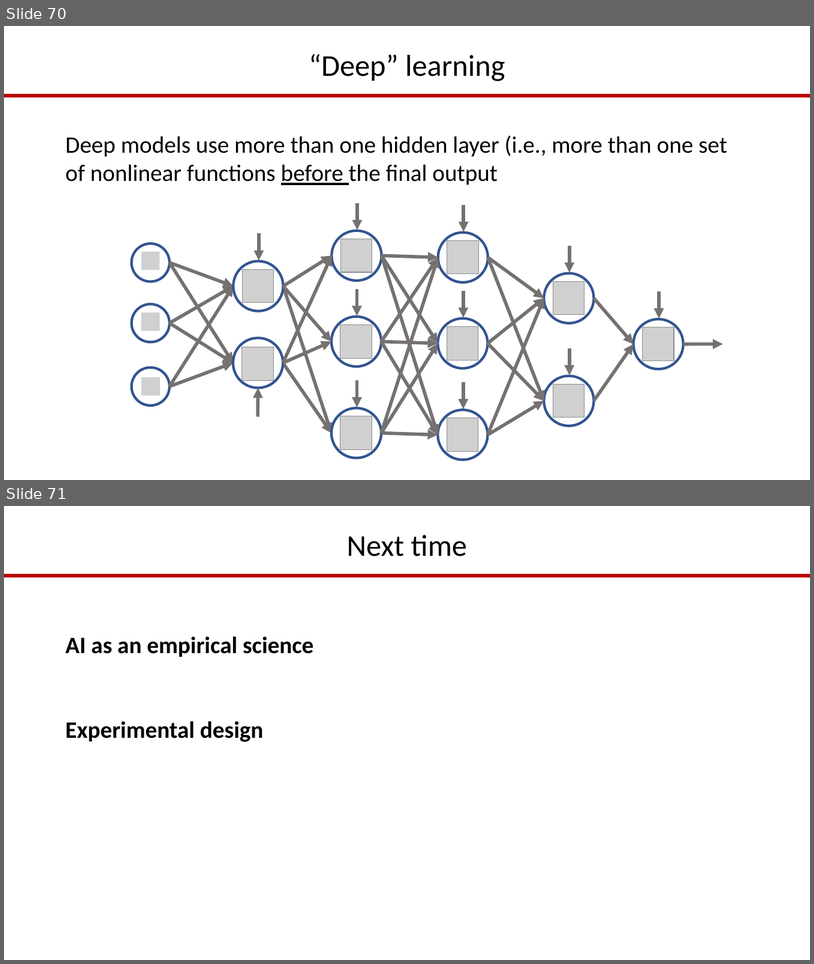
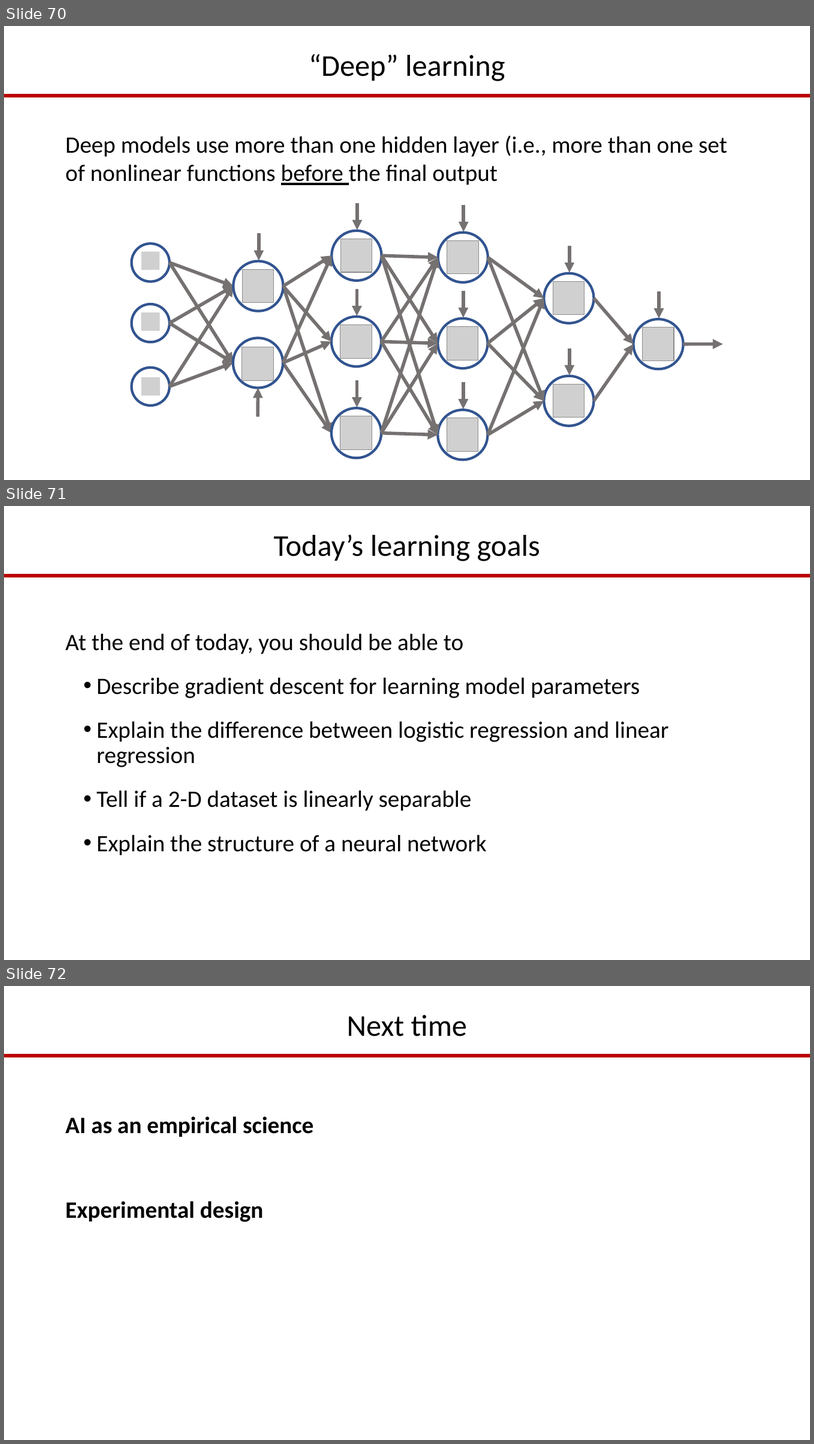
Before and after one commit to drgriffis/cse3521au17, a slide deck: resources/19-Neural-Networks.pptx. Shown one above the other, each under a label of ours: slides 70 and 71 before the commit, slides 70, 71 and 72 after it. The pictures are 814x964 and 814x1444 pixels, drawn with LibreOffice and Linux fonts; fonts in the diff are those of the drawing; grey boxes stand for pictures. Boxes give left, top, right and bottom in pixels: in the first picture for what was removed or moved away, otherwise in the second. Text is boxed around its words. In the diff, an @@ line names an element or a change of style, - is before the commit and + after.

```diff
--- a/resources/19-Neural-Networks.pptx
+++ b/resources/19-Neural-Networks.pptx
@@ slide 71 added at (4, 506, 810, 960), background #FFFFFF; not listed: 1 template element that a slide beside it also shows @@
@@ title added at (274, 534, 540, 561), 36 pt, text #000000 @@
+Today’s learning goals
@@ text added at (65, 633, 669, 855), 28 pt, text #000000 @@
+At the end of today, you should be able to
+• Describe gradient descent for learning model parameters
+• Explain the difference between logistic regression and linear regression
+• Tell if a 2-D dataset is linearly separable
+• Explain the structure of a neural network
@@ what was slide 71 is now slide 72 @@
```
Also in this commit, not shown: 2 slides changed, 2 other slides added, 1 slide removed.
